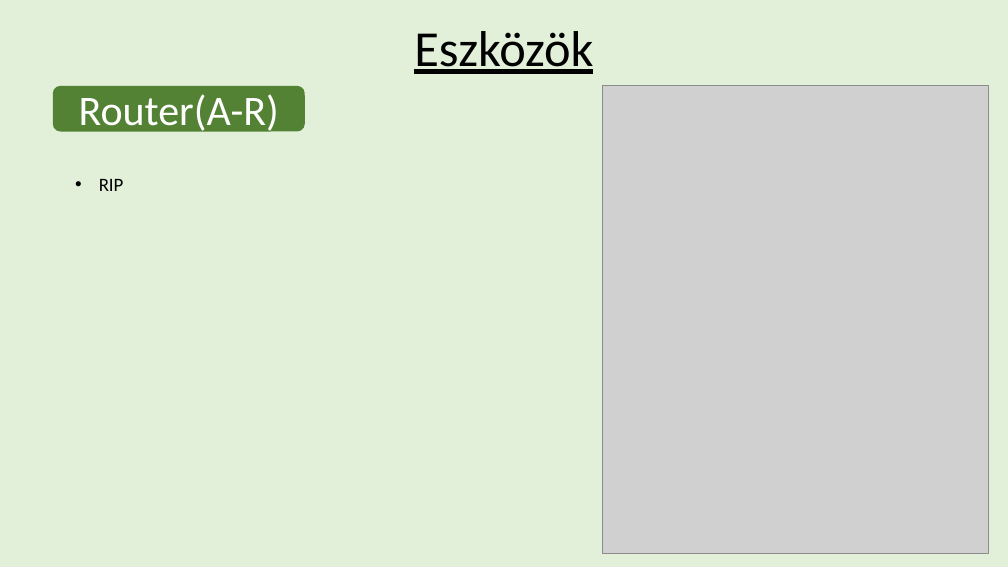
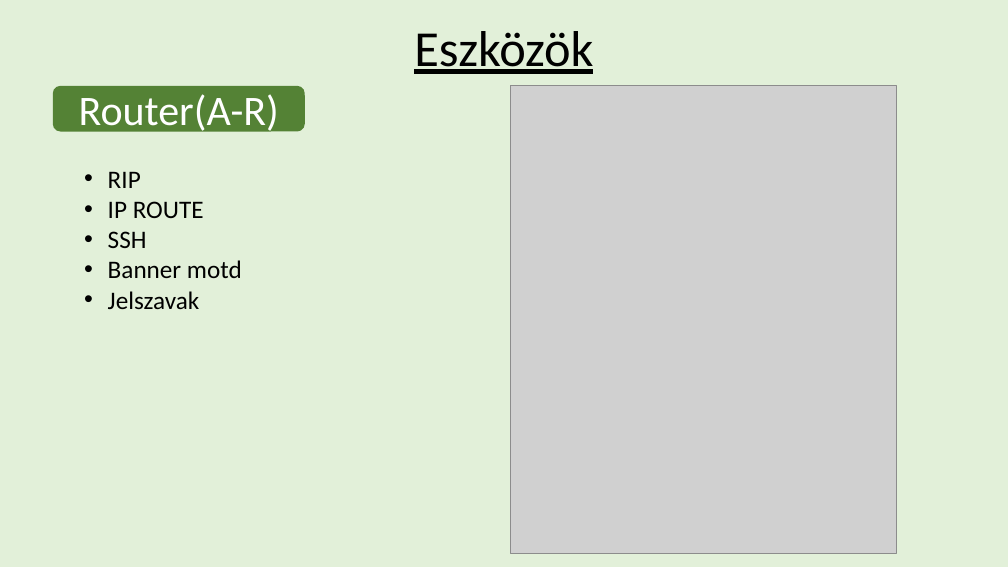
Before and after one commit to GyurosAdam/Niganyok, a slide deck: slide 6 of Hálózati Prezentáció.pptx. Drawn at 1008x567 pixels with LibreOffice and Linux fonts; fonts in the diff are those of the drawing; grey boxes stand for pictures; background and template pictures are left out. Boxes give left, top, right and bottom in pixels: in the first picture for what was removed or moved away, otherwise in the second. Text is boxed around its words. In the diff, an @@ line names an element or a change of style, - is before the commit and + after.

```diff
--- a/Hálózati Prezentáció.pptx
+++ b/Hálózati Prezentáció.pptx
@@ picture: place and size @@
-picture at [603, 86, 988, 554]
+picture at [510, 86, 896, 554]
@@ text "RIP": place and size @@
-text "RIP" at [99, 179, 124, 191]
+text "RIP" at [108, 171, 242, 309]
@@ text at [108, 171, 141, 188]: size 18 to 24 pt in "RIP" @@
@@ text at [108, 201, 242, 309]: paragraphs added @@
+• IP ROUTE
+• SSH
+• Banner motd
+• Jelszavak
```
Also in this commit, not shown: 4 other slides changed, 5 other files.
